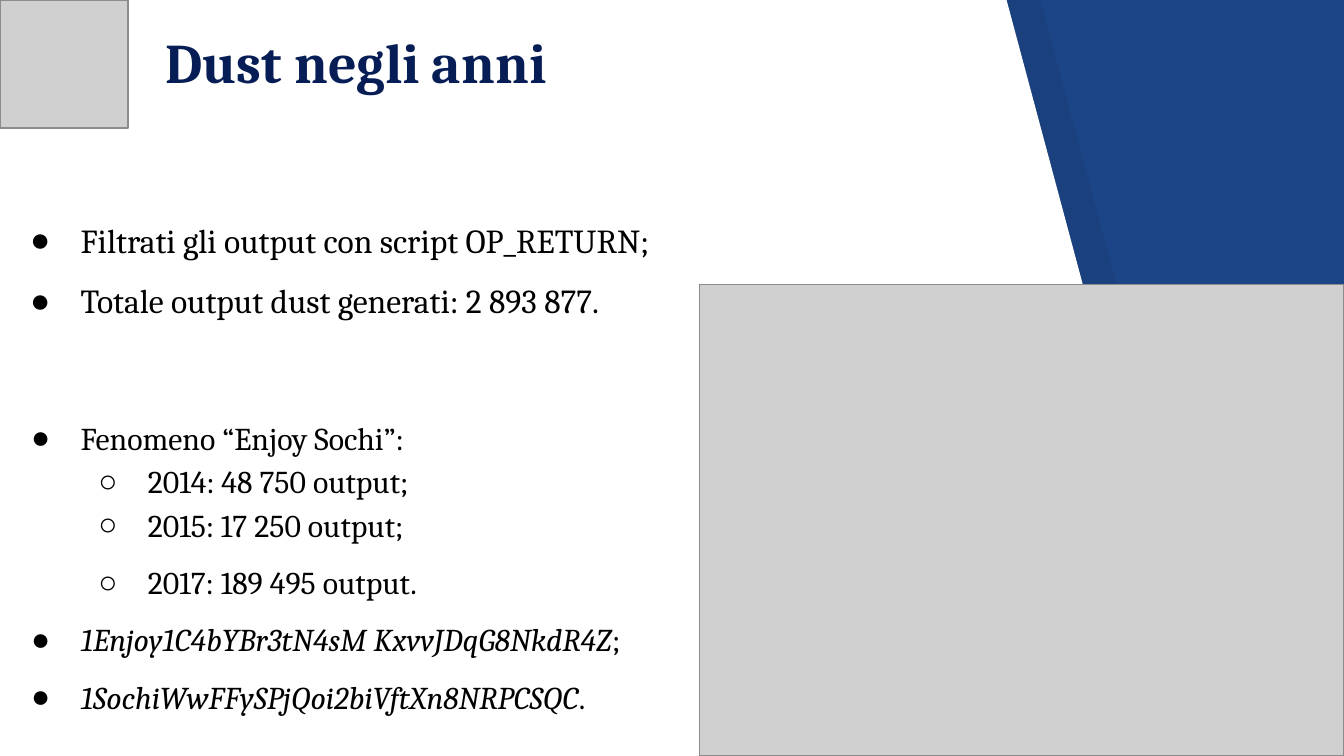
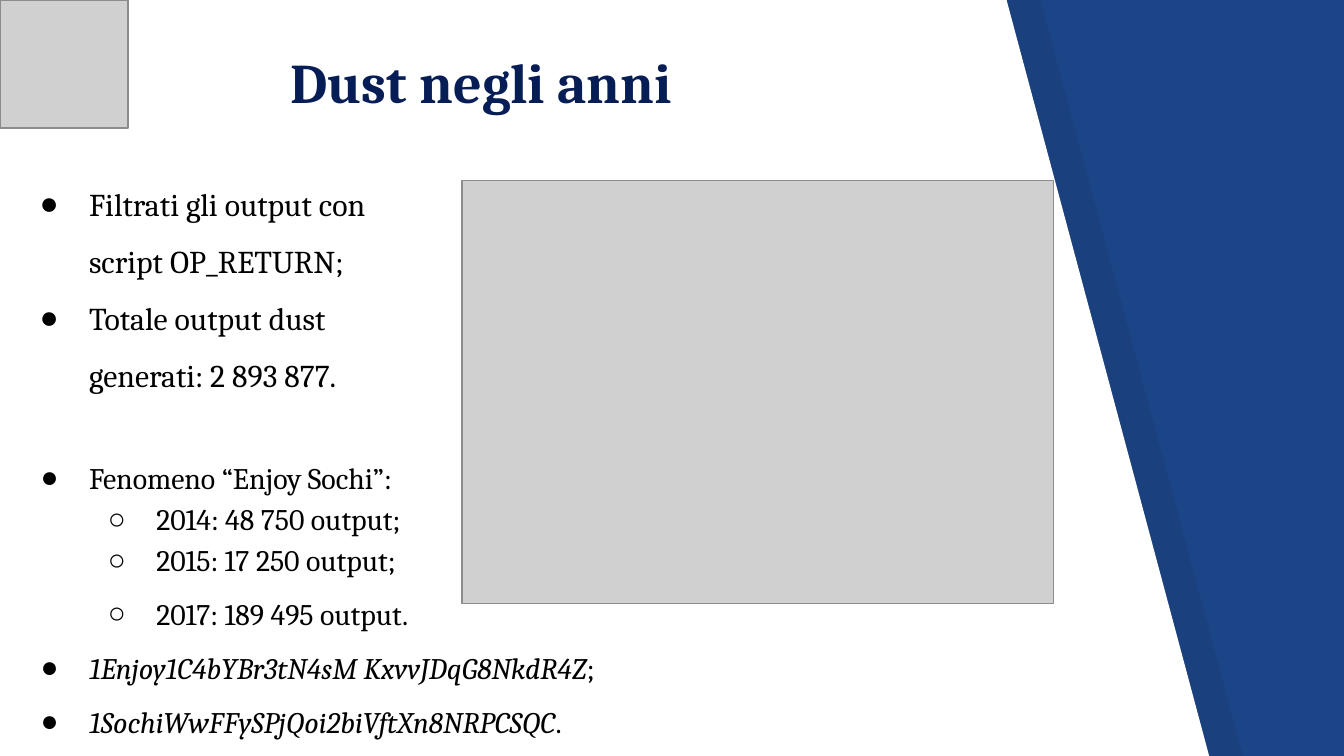
Before and after one commit to JacopoRaffi/Dust_Attack_Analysis, a slide deck: slide 13 of Dust Attack .pptx. Drawn at 1344x756 pixels with LibreOffice and Linux fonts; fonts in the diff are those of the drawing; grey boxes stand for pictures. Boxes give left, top, right and bottom in pixels: in the first picture for what was removed or moved away, otherwise in the second. Text is boxed around its words. In the diff, an @@ line names an element or a change of style, - is before the commit and + after.

```diff
--- a/Dust Attack .pptx
+++ b/Dust Attack .pptx
@@ title "Dust negli anni": place and size @@
-title "Dust negli anni" at (166,44,546,95)
+title "Dust negli anni" at (291,64,671,116)
@@ title "Dust negli anni" at (291,64,671,116): alignment left to centre @@
@@ text "Filtrati gli output con script ...": place and size @@
-text "Filtrati gli output con script ..." at (81,229,650,321)
+text "Filtrati gli output con script ..." at (89,194,365,394)
@@ text "Filtrati gli output con script ..." at (89,194,365,394): size 18 to 17 pt; indent changed @@
@@ picture: place and size @@
-picture at (700,284,1344,755)
+picture at (462,180,1054,603)
@@ text "Fenomeno “Enjoy Sochi”:": place and size @@
-text "Fenomeno “Enjoy Sochi”:" at (81,428,621,716)
+text "Fenomeno “Enjoy Sochi”:" at (89,468,595,740)
@@ text "Fenomeno “Enjoy Sochi”:" at (89,468,595,740): size 17 to 16 pt; indent changed @@
```
Also in this commit, not shown: 16 other slides changed, 1 other file.
